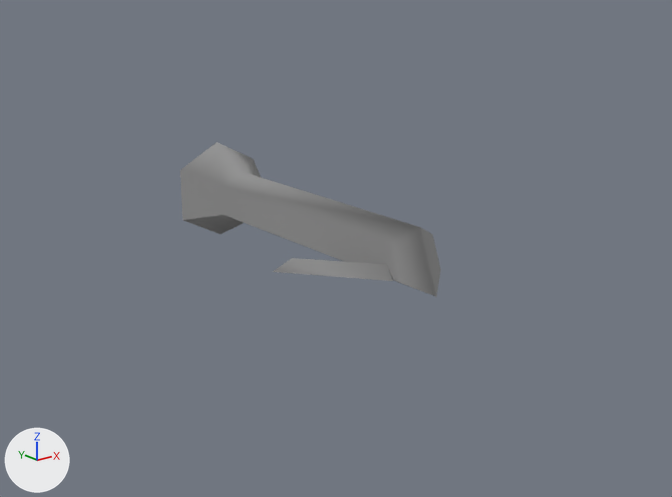
A saved change to the OBJ model Assets/Art/Nova1492/GXConverted/Models/Unknown/Review/datan_common_004726f3.obj.
Before and after are seen from a camera (50 mm lens) standing at (-1.38, -1.761, 0.642) and looking at (0.052, 0.028, -0.074). Every picture has the same lights, and +X, +Y and +Z are marked at lower left. The first picture is the older version. Where no turn or scale is listed for an object, it has been applied to the vertices.

The scene before the commit, as lines of its bpy script (objects in view):
```python
me_datan_common_004726f3 = bpy.data.meshes.new('datan_common_004726f3')
me_datan_common_004726f3.from_pydata(...)  # 26 vertices, 36 faces; spans x -0.242..0.242, y -0.391..0.508, z -0.137..0.137
me_datan_common_004726f3.materials.append(mat_datan_common_004726f3)  # picture img_datan_common_004726f3_tga
ob_datan_common_004726f3 = bpy.data.objects.new('datan_common_004726f3', me_datan_common_004726f3)
ob_datan_common_004726f3.location = (0.0, 0.0, 0.0)
```
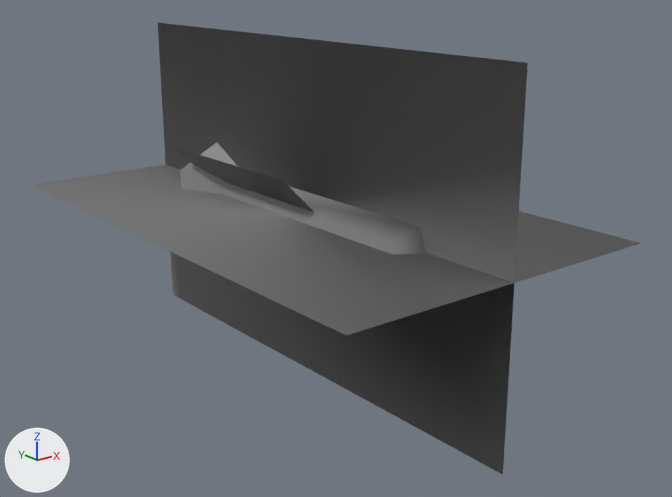
Patch to the scene script:
```diff
--- a/Assets/Art/Nova1492/GXConverted/Models/Unknown/Review/datan_common_004726f3.obj.py
+++ b/Assets/Art/Nova1492/GXConverted/Models/Unknown/Review/datan_common_004726f3.obj.py
@@ me_datan_common_004726f3_mesh02 @@
+me_datan_common_004726f3_mesh02.from_pydata(...)  # 8 vertices, 4 faces; spans x -0.141..0.141, y -0.013..0.497, z -0.141..0.141
+me_datan_common_004726f3_mesh02.materials.append(mat_datan_common_004726f3)  # picture img_datan_common_004726f3_tga
@@ me_datan_common_004726f3_mesh01 @@
+me_datan_common_004726f3_mesh01.from_pydata(...)  # 8 vertices, 4 faces; spans x -0.435..0.435, y -0.608..0.822, z -0.416..0.454
+me_datan_common_004726f3_mesh01.materials.append(mat_datan_common_004726f3)  # picture img_datan_common_004726f3_tga
@@ ob_datan_common_004726f3_mesh02 @@
+ob_datan_common_004726f3_mesh02 = bpy.data.objects.new('datan_common_004726f3_mesh02', me_datan_common_004726f3_mesh02)
+ob_datan_common_004726f3_mesh02.location = (0.0, 0.0, 0.0)
@@ ob_datan_common_004726f3_mesh01 @@
+ob_datan_common_004726f3_mesh01 = bpy.data.objects.new('datan_common_004726f3_mesh01', me_datan_common_004726f3_mesh01)
+ob_datan_common_004726f3_mesh01.location = (0.0, 0.0, 0.0)
```

Boxes (x1, y1, x2, y2) around the edits, measured in the pictures (672 x 497 px):
'datan_common_004726f3_mesh01', added: after (32, 23, 641, 474)
'datan_common_004726f3_mesh02', added: after (176, 148, 314, 212)
'datan_common_004726f3', unchanged, covered by the edit: before (180, 142, 441, 297); after (180, 142, 426, 254)
